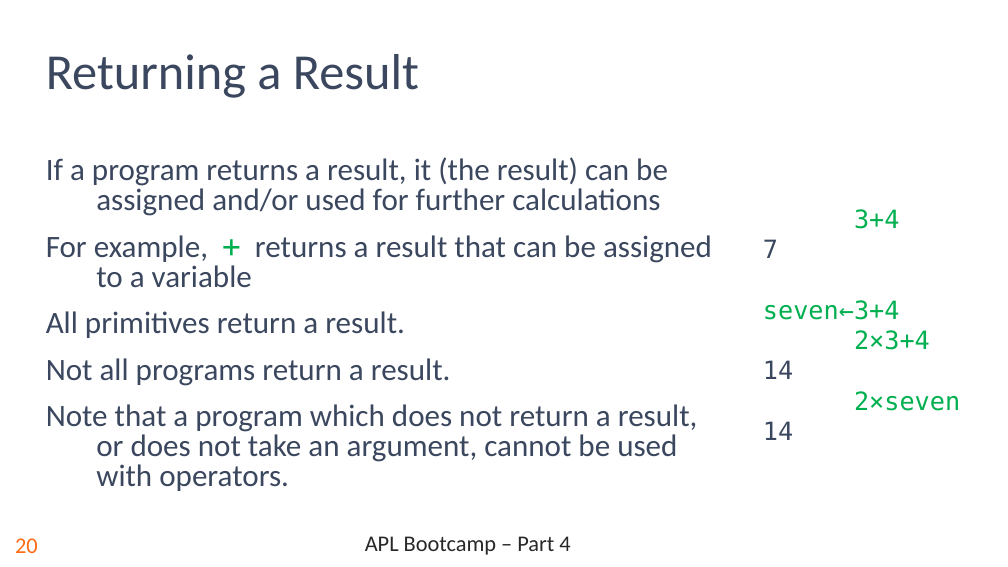
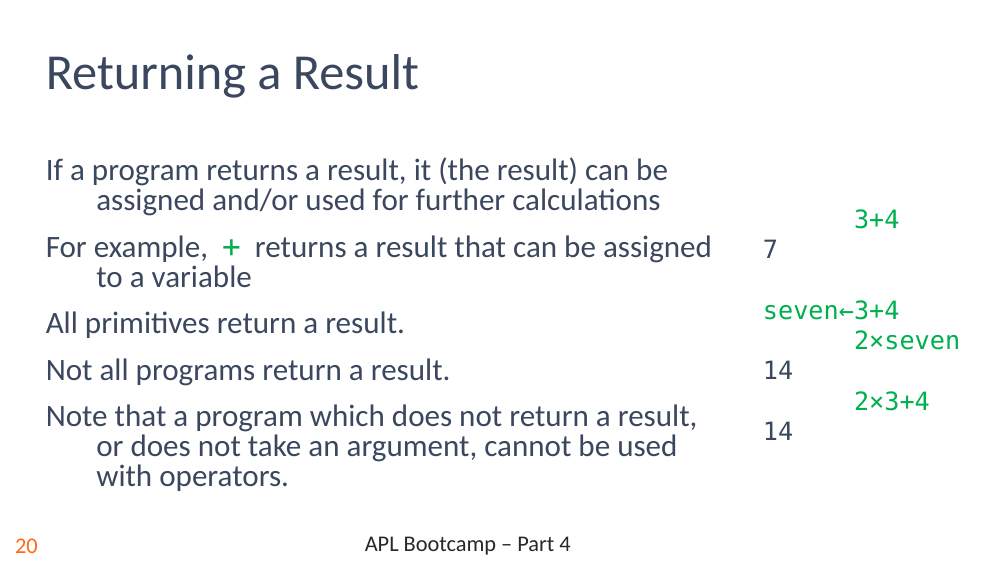
Before and after one commit to rikedyp/APLBootcamp, a slide deck: slide 21 of slides/APL_Bootcamp-part-4.pptx. Drawn at 1008x567 pixels with LibreOffice and Linux fonts; fonts in the diff are those of the drawing; background and template pictures are left out. Boxes give left, top, right and bottom in pixels: in the first picture for what was removed or moved away, otherwise in the second. Text is boxed around its words. In the diff, an @@ line names an element or a change of style, - is before the commit and + after.

```diff
--- a/slides/APL_Bootcamp-part-4.pptx
+++ b/slides/APL_Bootcamp-part-4.pptx
@@ text at (763, 330, 960, 379): paragraphs added @@
+2×seven
+14
@@ text at (763, 391, 960, 440): paragraphs removed @@
-2×seven
-14
```
Also in this commit, not shown: 4 other slides changed, 2 other files.
